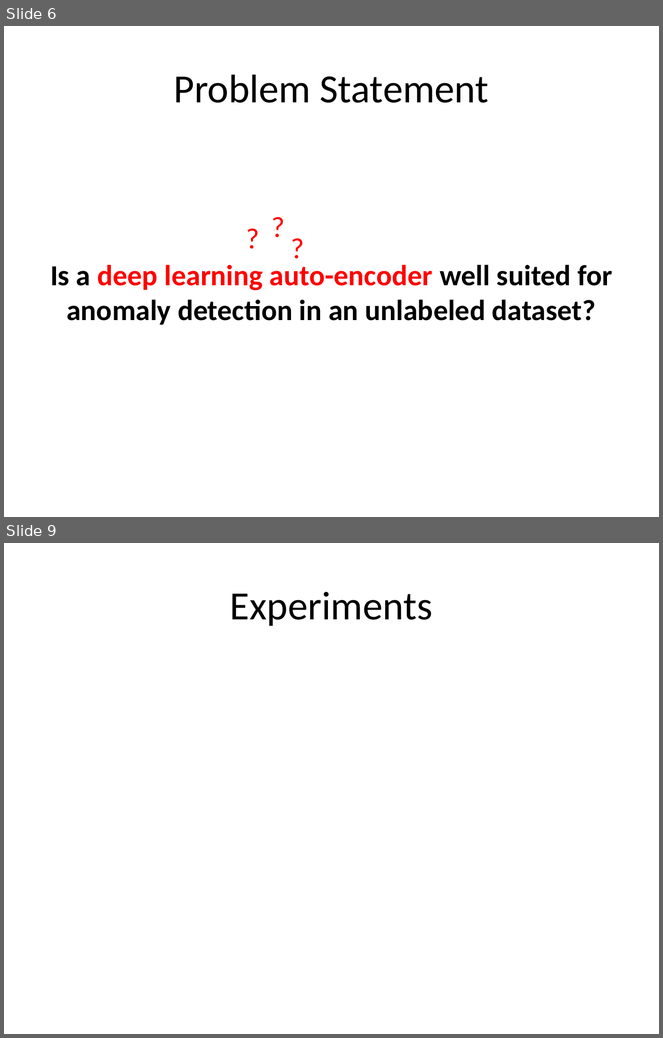
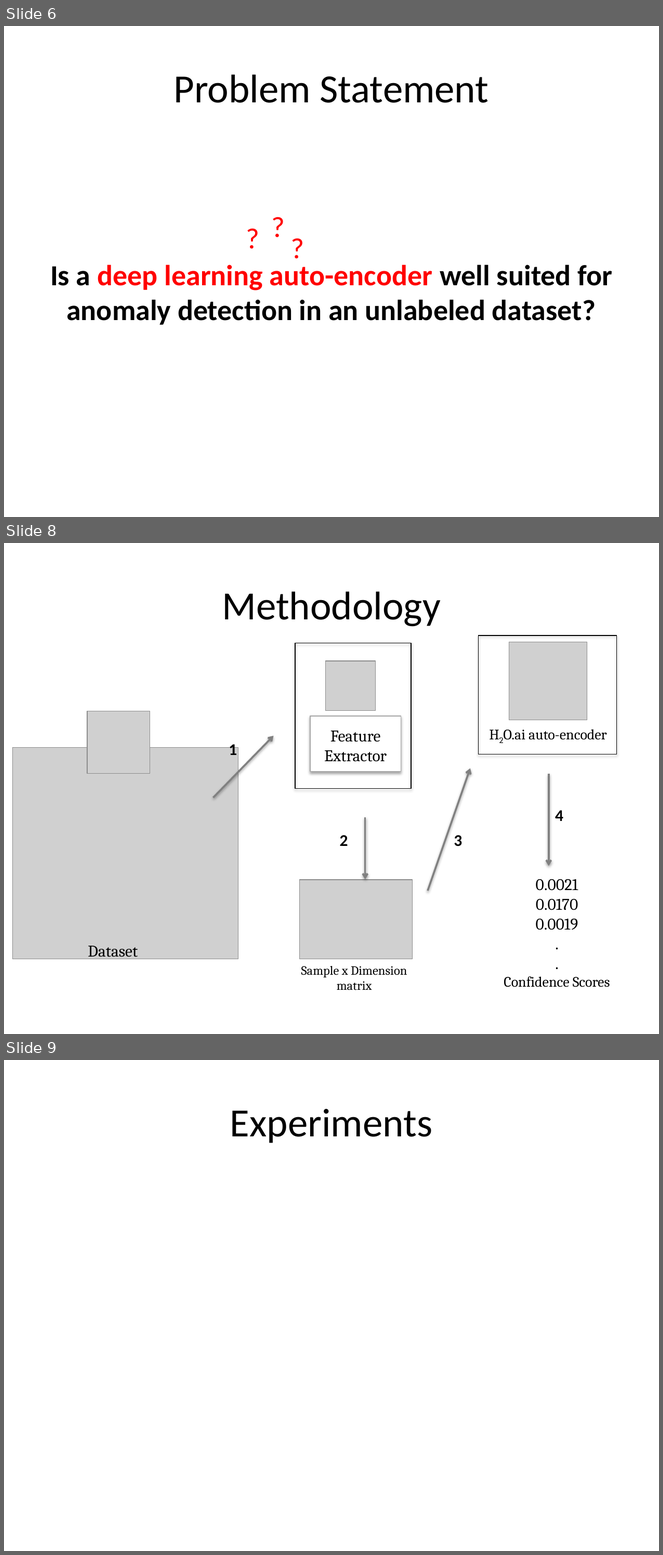
Before and after one commit to peterschrott/axa-driver-telematics, a slide deck: report/02-presentation/presentation.pptx. Shown one above the other, each under a label of ours: slides 6 and 9 before the commit, slides 6, 8 and 9 after it; the slides between them are not shown. The pictures are 663x1038 and 663x1555 pixels, drawn with LibreOffice and Linux fonts; fonts in the diff are those of the drawing; grey boxes stand for pictures. Boxes give left, top, right and bottom in pixels: in the first picture for what was removed or moved away, otherwise in the second. Text is boxed around its words. In the diff, an @@ line names an element or a change of style, - is before the commit and + after.

```diff
--- a/report/02-presentation/presentation.pptx
+++ b/report/02-presentation/presentation.pptx
@@ slide 8 added at (x1=4, y1=543, x2=659, y2=1034), background #FFFFFF @@
@@ title added at (x1=222, y1=591, x2=441, y2=627), 44 pt, text #000000 @@
+Methodology
@@ rectangle added at (x1=478, y1=636, x2=617, y2=755), outline #000000 0.75 pt @@
@@ group added at (x1=295, y1=643, x2=411, y2=788): 2 rectangles, 1 picture, 1 text @@
+Feature Extractor
@@ picture added at (x1=509, y1=642, x2=587, y2=720) @@
@@ picture added at (x1=87, y1=711, x2=150, y2=774) @@
@@ text added at (x1=503, y1=729, x2=607, y2=740), 16 pt, text #000000 @@
+H2O.ai auto-encoder
@@ arrow added from (213, 798) to (273, 735), #808080 2 pt @@
@@ text added at (x1=229, y1=742, x2=237, y2=755), 18 pt, text #000000, bold @@
+1
@@ picture added at (x1=12, y1=747, x2=239, y2=959) @@
@@ arrow added from (428, 891) to (470, 768), #808080 2 pt @@
@@ arrow added from (549, 774) to (549, 866), #808080 2 pt @@
@@ text added at (x1=555, y1=810, x2=564, y2=821), 18 pt, text #000000, bold @@
+4
@@ group added at (x1=299, y1=818, x2=412, y2=991): 2 texts, 1 picture, 1 arrow @@
+Sample x Dimension matrix
+2
@@ text added at (x1=454, y1=835, x2=462, y2=847), 18 pt, text #000000, bold @@
+3
@@ text added at (x1=504, y1=879, x2=610, y2=988), 18 pt, text #000000 @@
+0.0021
+0.0170
+0.0019
+.
+.
+Confidence Scores
@@ text added at (x1=88, y1=946, x2=138, y2=961), 18 pt, text #000000 @@
+Dataset
```
Also in this commit, not shown: 4 slides changed, 1 slide removed, 3 other files.
